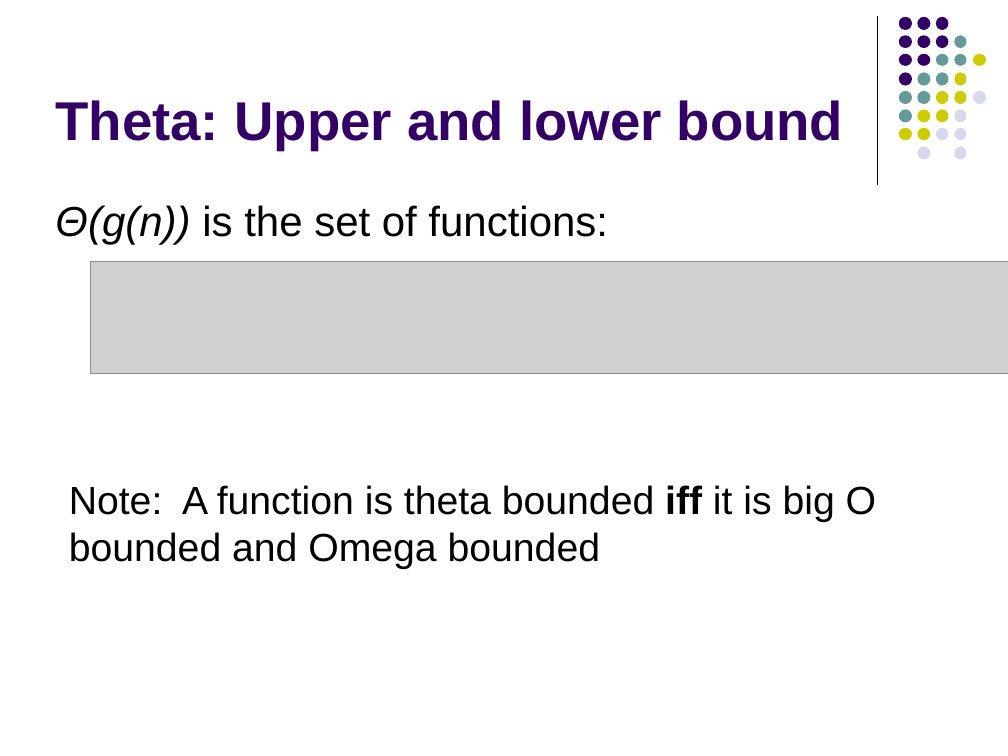
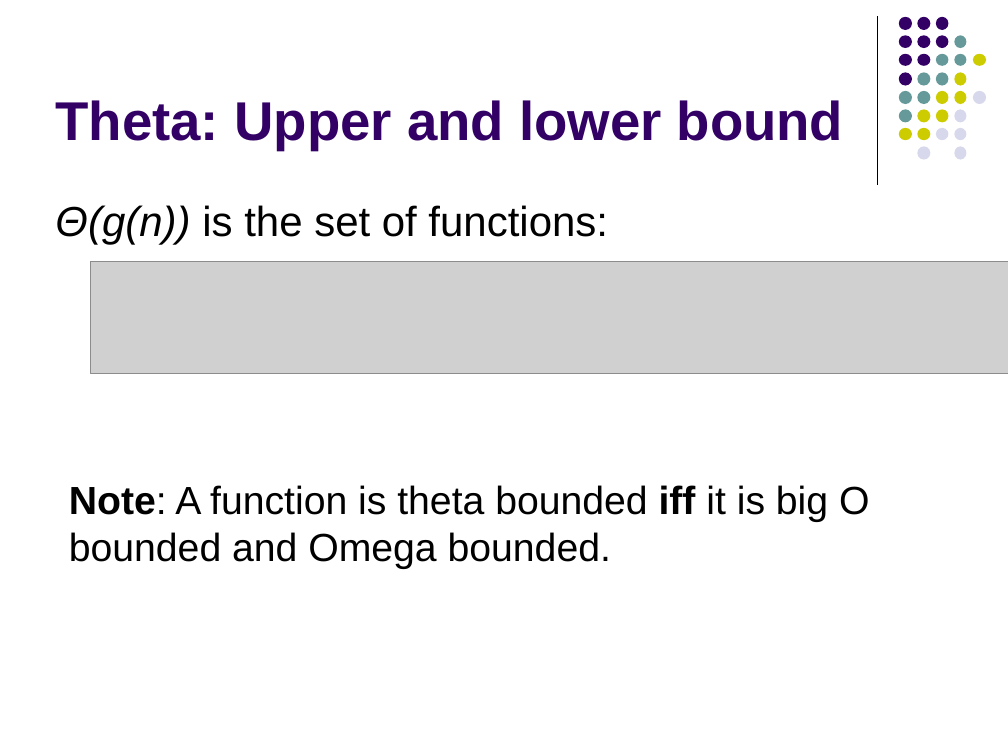
Before and after one commit to Collins-kariuk/Algorithms, a slide deck: slide 44 of Lectures/Lecture 02_Big O.pptx. Drawn at 1008x756 pixels with LibreOffice and Linux fonts; fonts in the diff are those of the drawing; grey boxes stand for pictures. Boxes give left, top, right and bottom in pixels: in the first picture for what was removed or moved away, otherwise in the second. Text is boxed around its words. In the diff, an @@ line names an element or a change of style, - is before the commit and + after.

```diff
--- a/Lectures/Lecture 02_Big O.pptx
+++ b/Lectures/Lecture 02_Big O.pptx
@@ text at <box>69,485,869,569</box>: text changed @@
-Note: A function is theta bounded iff it is big O bounded and Omega bounded
+Note: A function is theta bounded iff it is big O bounded and Omega bounded.
```
Also in this commit, not shown: 14 other slides changed.
